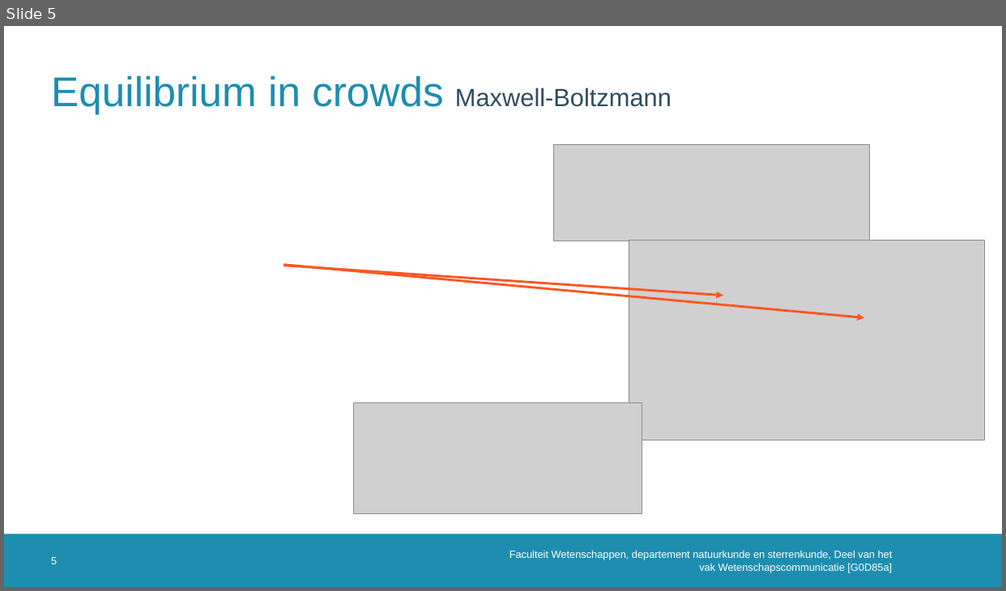
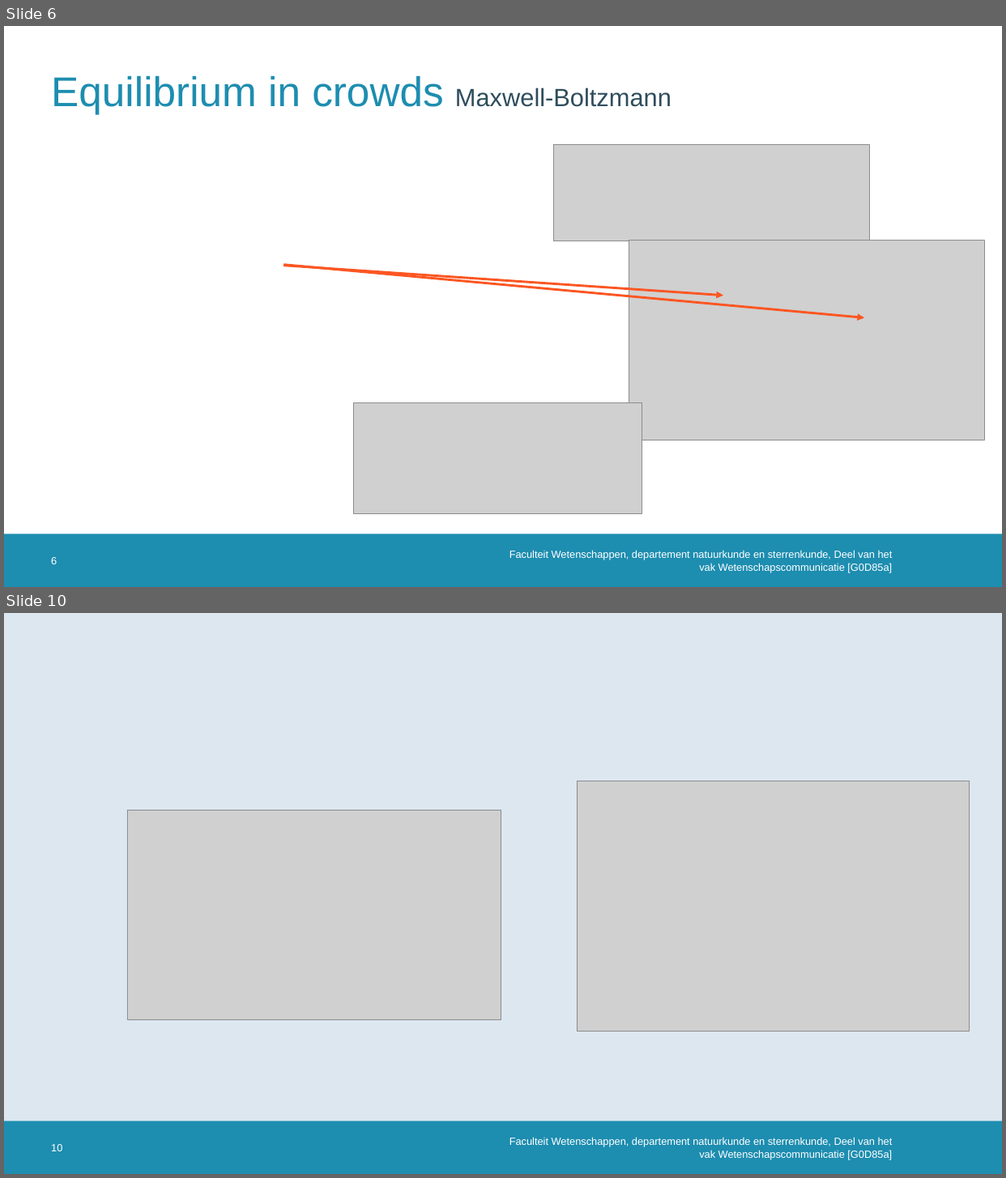
Before and after one commit to MathiMuts/WetCom, a slide deck: Crowds- Li.pptx. Shown one above the other, each under a label of ours: slide 5 before the commit, slides 6 and 10 after it; the slides between them are not shown. The pictures are 1006x591 and 1006x1178 pixels, drawn with LibreOffice and Linux fonts; fonts in the diff are those of the drawing; grey boxes stand for pictures; background and template pictures are left out. Boxes give left, top, right and bottom in pixels: in the first picture for what was removed or moved away, otherwise in the second. Text is boxed around its words. In the diff, an @@ line names an element or a change of style, - is before the commit and + after.

```diff
--- a/Crowds- Li.pptx
+++ b/Crowds- Li.pptx
@@ slide 10 added at <box>4,613,1002,1174</box>, background #FFFFFF; not listed: 1 template element that a slide beside it also shows @@
@@ rectangle added at <box>4,613,1002,1122</box>, fill #DCE7F0 @@
@@ picture added at <box>577,781,969,1031</box> @@
@@ picture added at <box>127,810,501,1020</box> @@
@@ page number added at <box>51,1144,62,1152</box>, 10 pt, text #FFFFFF @@
+10
@@ text added at <box>509,1137,893,1160</box>, 10 pt, text #FFFFFF @@
+Faculteit Wetenschappen, departement natuurkunde en sterrenkunde, Deel van het vak Wetenschapscommunicatie [G0D85a]
@@ what was slide 5 is now slide 6 @@
@@ page number at <box>51,557,57,565</box>: text changed @@
-5
+6
```
Also in this commit, not shown: 4 slides changed, 8 other slides added.
